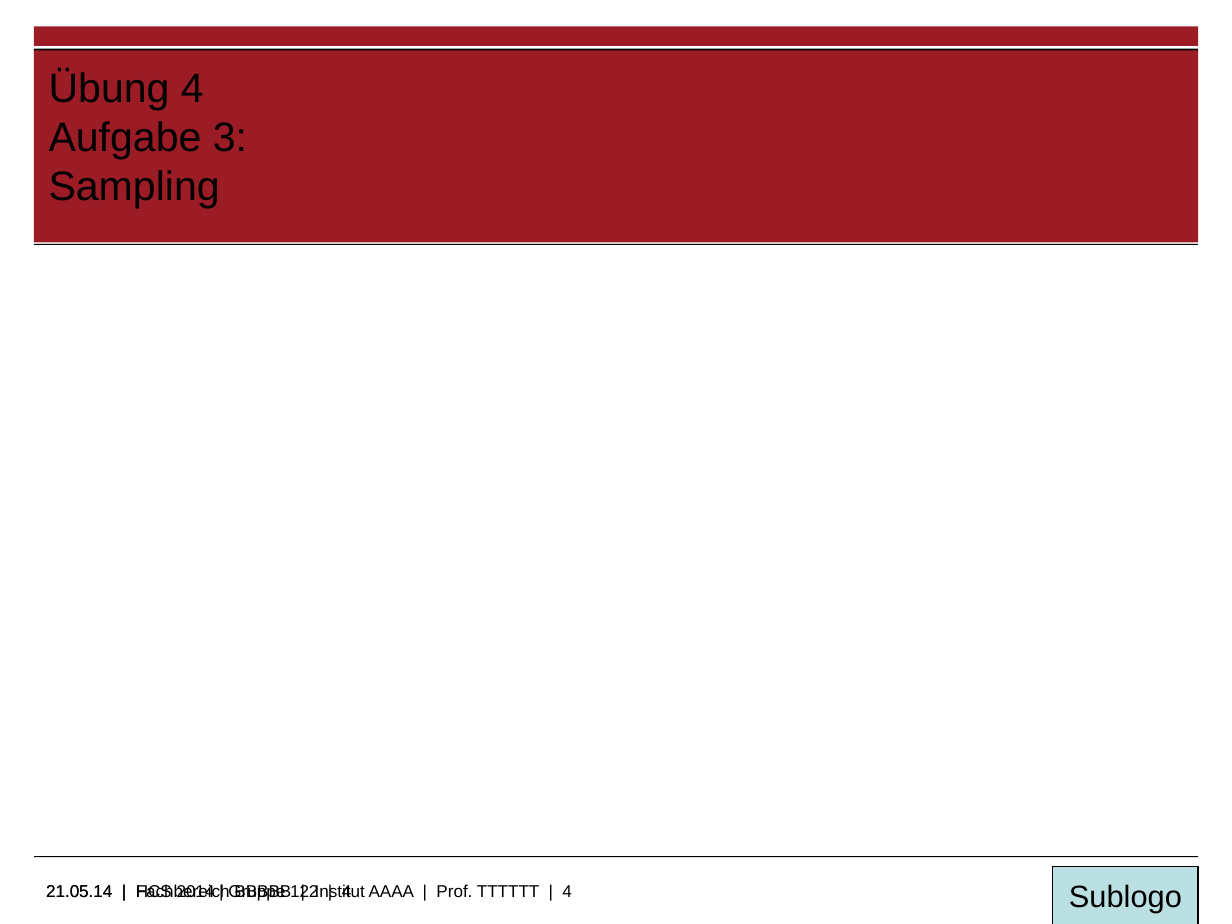
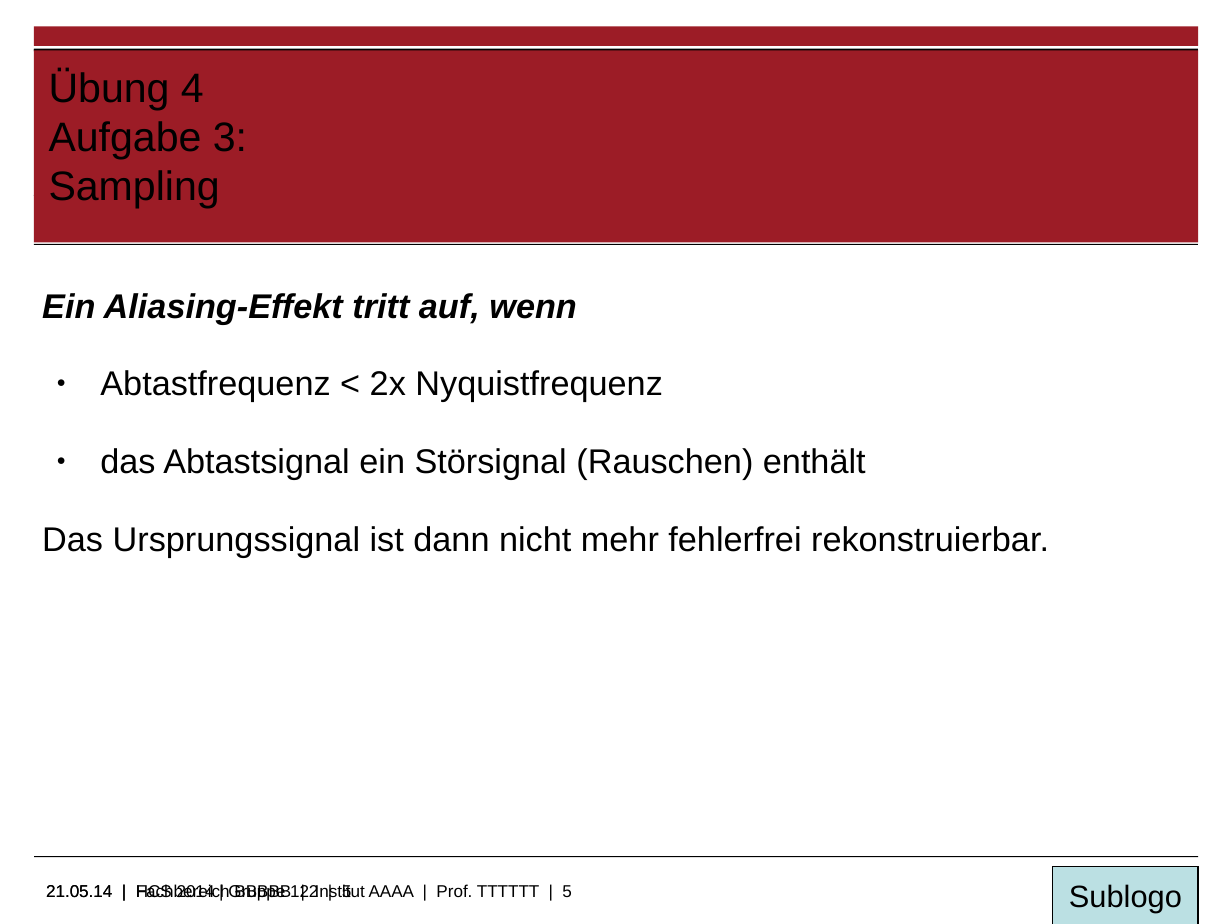
Before and after one commit to RybienSin/hcs, a slide deck: slide 5 of 4/Übung_4.odp (slide 4 before the commit). Drawn at 1232x924 pixels with LibreOffice and Linux fonts; fonts in the diff are those of the drawing; background and template pictures are left out. Boxes give left, top, right and bottom in pixels: in the first picture for what was removed or moved away, otherwise in the second. Text is boxed around its words. In the diff, an @@ line names an element or a change of style, - is before the commit and + after.

Commit message:
Aufgabe 4 1-3 so gut wie fertig. 4 angefangen, 5 offen

```diff
--- a/4/Übung_4.odp
+++ b/4/Übung_4.odp
@@ text added at bbox=[42, 293, 1049, 557], 20 pt, text #000000 @@
+Ein Aliasing-Effekt tritt auf, wenn
+● Abtastfrequenz < 2x Nyquistfrequenz
+● das Abtastsignal ein Störsignal (Rauschen) enthält
+Das Ursprungssignal ist dann nicht mehr fehlerfrei rekonstruierbar.
@@ text at bbox=[46, 884, 572, 901]: text changed @@
-21.05.14 | Fachbereich BBBBB | Institut AAAA | Prof. TTTTTT | 4
+21.05.14 | Fachbereich BBBBB | Institut AAAA | Prof. TTTTTT | 5
@@ text at bbox=[136, 884, 352, 901]: text changed @@
-21.05.14 | HCS 2014 | Gruppe 122 | 4
+21.05.14 | HCS 2014 | Gruppe 122 | 5
```
Also in this commit, not shown: 3 other slides changed, 1 slide added, 1 other file.
